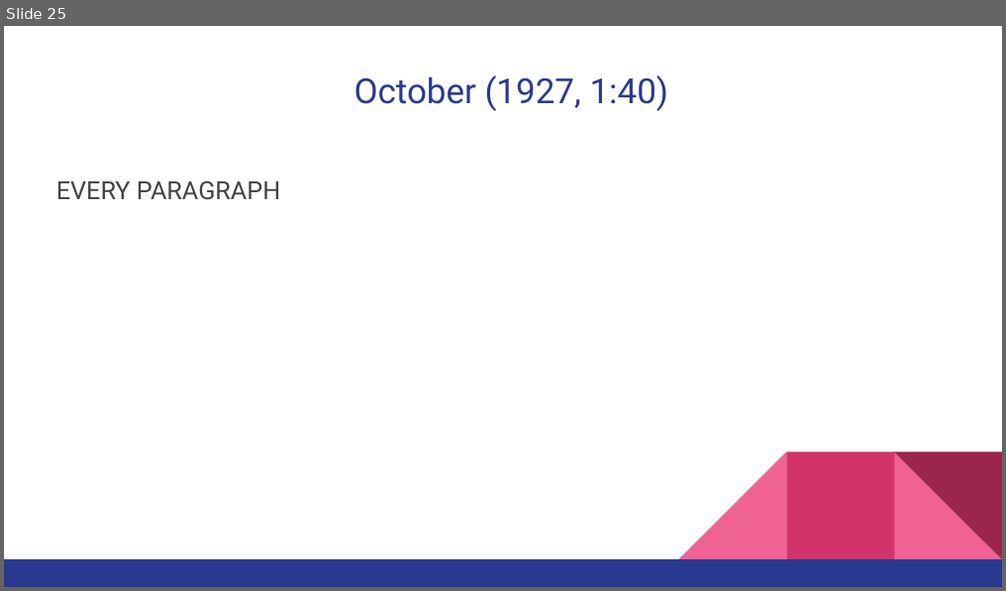
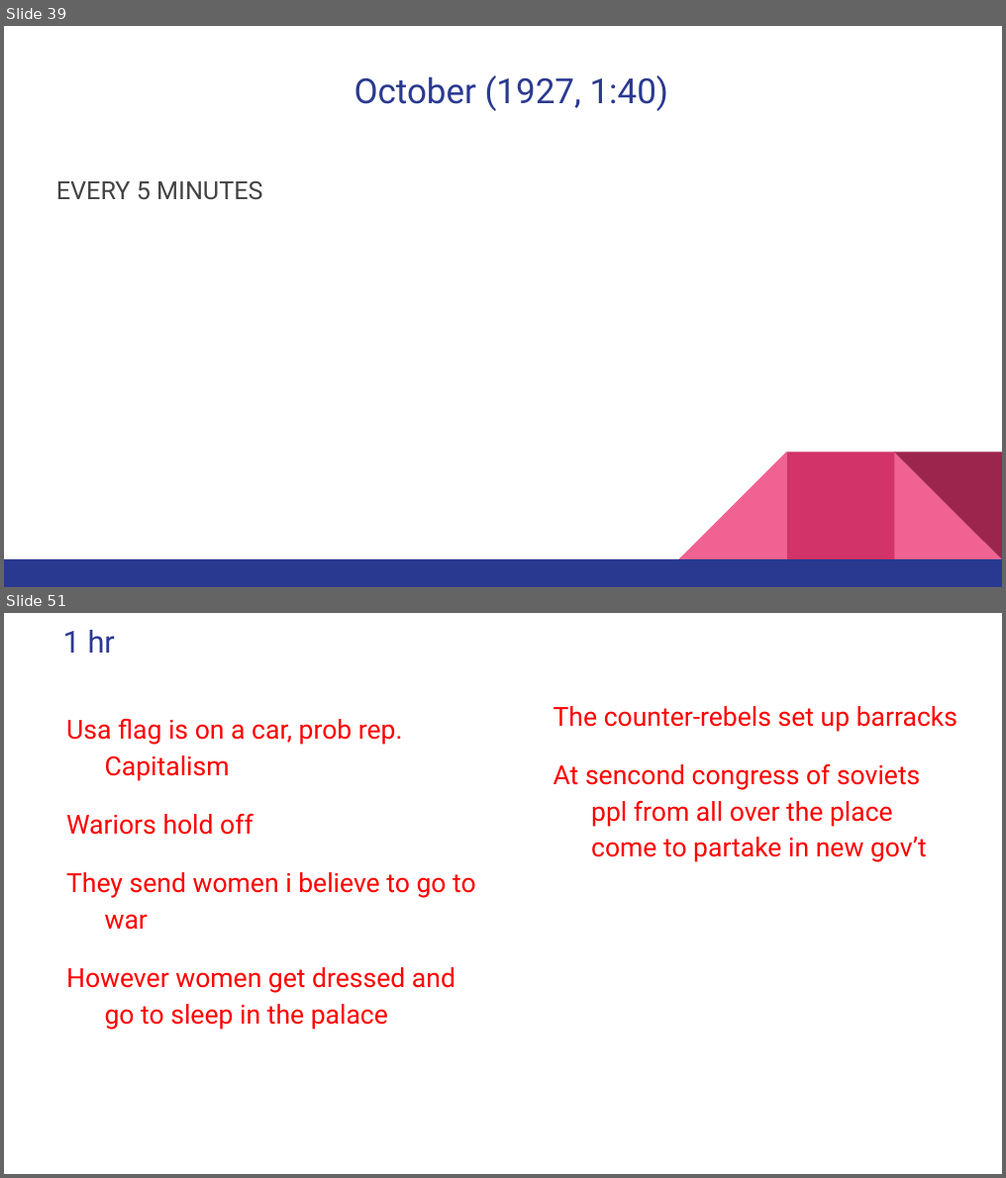
Before and after one commit to MichaelOdumosu57/Spring_2017, a slide deck: Spring 2017 Semester/Music or Arts/ARUS HW/9 ARUS HW/ARUS 280 HW#9 notes.pptx. Shown one above the other, each under a label of ours: slide 25 before the commit, slides 39 and 51 after it; the slides between them are not shown. The pictures are 1006x591 and 1006x1178 pixels, drawn with LibreOffice and Linux fonts; fonts in the diff are those of the drawing. Boxes give left, top, right and bottom in pixels: in the first picture for what was removed or moved away, otherwise in the second. Text is boxed around its words. In the diff, an @@ line names an element or a change of style, - is before the commit and + after.

```diff
--- a/Spring 2017 Semester/Music or Arts/ARUS HW/9 ARUS HW/ARUS 280 HW#9 notes.pptx
+++ b/Spring 2017 Semester/Music or Arts/ARUS HW/9 ARUS HW/ARUS 280 HW#9 notes.pptx
@@ slide 51 added at (x1=4, y1=613, x2=1002, y2=1174), background #FFFFFF @@
@@ title added at (x1=63, y1=630, x2=115, y2=653), 22 pt, text #2A3990 @@
+1 hr
@@ text added at (x1=66, y1=718, x2=476, y2=1030), 19 pt, text #FF0000 @@
+Usa flag is on a car, prob rep. Capitalism
+Wariors hold off
+They send women i believe to go to war
+However women get dressed and go to sleep in the palace
@@ text added at (x1=553, y1=706, x2=957, y2=862), 19 pt, text #FF0000 @@
+The counter-rebels set up barracks
+At sencond congress of soviets ppl from all over the place come to partake in new gov’t
@@ what was slide 25 is now slide 39 @@
@@ slide 39 changed as well @@
@@ text at (x1=56, y1=181, x2=262, y2=200): text changed @@
-EVERY PARAGRAPH
+EVERY 5 MINUTES
```
Also in this commit, not shown: 33 other slides added, 2 slides removed, 4 other files.
